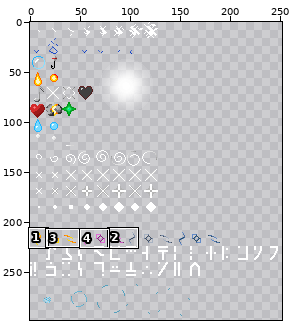
File history of a sprite sheet, assets/minecraft/textures/particle/particles.png. Above: a wide view before the commit, with the close-up outlined.
Close-up. Old version:
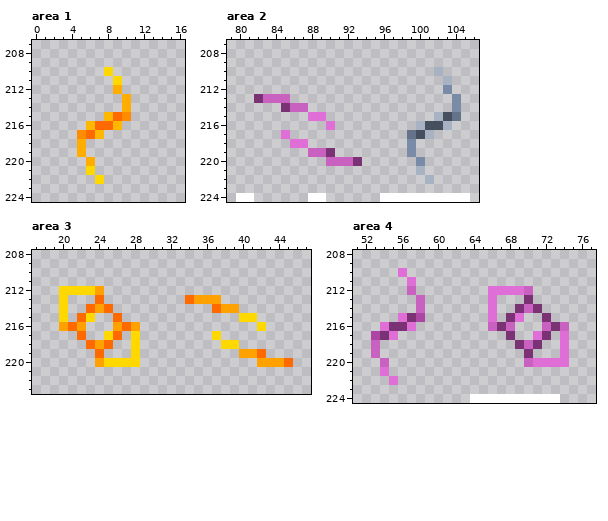
The file is 512x512 pixels. Pixels under 10% opacity are left out. Colours within 5 levels of each other are drawn and written as one. Shown: area 1: x 0..16, y 207..224; area 2: x 79..106, y 207..224; area 3: x 17..47, y 208..223; area 4: x 51..77, y 208..224. The wide view leaves out empty margins. The commit also changed other parts of the picture, which this record leaves out.
Once edited:
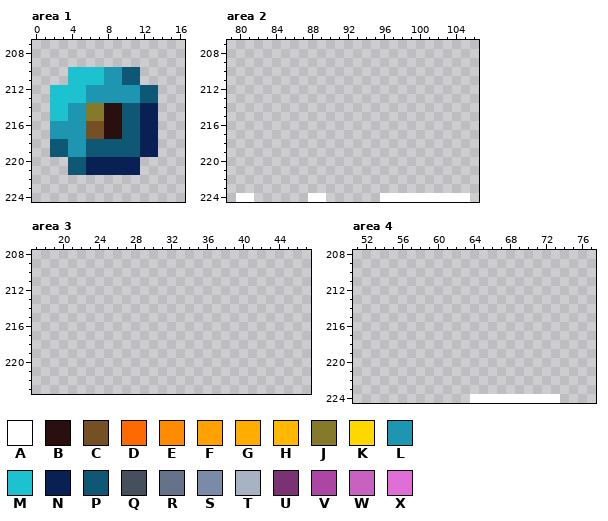
Palette (. is transparent): A #ffffff  B #290f0d  C #755025  D #ff6a00  E #ff8c00  F #ffa100  G #ffad00  H #ffb700  J #857a2a  K #ffd800  L #1f96b1  M #1dc2d1  N #082054  P #0f5875  Q #454f5e  R #647389  S #798ba6  T #a7b2c2  U #7a3274  V #ad45a4  W #c961c1  X #e06ed7
The exact change:
Area 1:
y 210: x 4..11 ....K... -> MMMMLLPP
y 211: x 4..11 .....K.. -> MMMMLLPP
y 212: x 2..13 .......G.... -> MMMMLLLLLLPP
y 213: x 2..13 ........G... -> MMMMLLLLLLPP
y 214: x 2..13 ........G... -> MMLLJJBBPPNN
y 215: x 2..13 ......HDE... -> MMLLJJBBPPNN
y 216: x 2..13 ....HDDH.... -> LLLLCCBBPPNN
y 217: x 2..13 ...EDH...... -> LLLLCCBBPPNN
y 218..219: x 2..13 ...G........ -> PPLLPPPPPPNN
y 220: x 4..11 ..G..... -> PPNNNNNN
y 221: x 4..11 ..K..... -> PPNNNNNN
y 222: x 7 K -> .
Area 2:
y 210: x 102 T -> .
y 211: x 103 T -> .
y 212: x 103 S -> .
y 213: x 82..85 UWWW -> ....; x 104 S -> .
y 214: x 85..87 UWW -> ...; x 104 S -> .
y 215: x 88..89 XX -> ..; x 102..104 TQR -> ...
y 216: x 90 X -> .; x 100..103 TQQT -> ....
y 217: x 85 X -> .; x 99..101 RQT -> ...
y 218: x 86..87 XX -> ..; x 99 S -> .
y 219: x 88..90 WWU -> ...; x 99 S -> .
y 220: x 90..93 WWWU -> ....; x 100 S -> .
y 221: x 100 T -> .
y 222: x 101 T -> .
Area 3:
y 212: x 20..24 KKKKF -> .....
y 213: x 20 K -> .; x 24 D -> .; x 34..37 DFFF -> ....
y 214: x 20 K -> .; x 23..25 DFD -> ...; x 37..39 DFF -> ...
y 215: x 20 K -> .; x 22..23 DK -> ..; x 26 D -> .; x 40..41 KK -> ..
y 216: x 20..22 FDF -> ...; x 26..28 FDF -> ...; x 42 K -> .
y 217: x 22 D -> .; x 25..26 KD -> ..; x 28 K -> .; x 37 K -> .
y 218: x 23..25 DFD -> ...; x 28 K -> .; x 38..39 KK -> ..
y 219: x 24 D -> .; x 28 K -> .; x 40..42 FFD -> ...
y 220: x 24..28 FKKKK -> .....; x 42..45 FFFD -> ....
Area 4:
y 210: x 56 X -> .
y 211: x 57 X -> .
y 212: x 57 W -> .; x 66..70 XXXXW -> .....
y 213: x 58 W -> .; x 66 X -> .; x 70 U -> .
y 214: x 58 W -> .; x 66 X -> .; x 69..71 UWU -> ...
y 215: x 56..58 XUV -> ...; x 66 X -> .; x 68..69 UX -> ..; x 72 U -> .
y 216: x 54..57 XUUX -> ....; x 66..68 WUW -> ...; x 72..74 WUW -> ...
y 217: x 53..55 VUX -> ...; x 68 U -> .; x 71..72 XU -> ..; x 74 X -> .
y 218: x 53 W -> .; x 69..71 UWU -> ...; x 74 X -> .
y 219: x 53 W -> .; x 70 U -> .; x 74 X -> .
y 220: x 54 W -> .; x 70..74 WXXXX -> .....
y 221: x 54 X -> .
y 222: x 55 X -> .
Boxes around the changes in both close-ups, in picture pixels (x1, y1, x2, y2):
changed: (50, 67, 158, 184)
erased: (407, 67, 461, 184)
erased: (254, 94, 362, 166)
erased: (59, 286, 140, 367)
erased: (185, 295, 293, 367)
erased: (371, 268, 425, 385)
erased: (488, 286, 569, 367)
